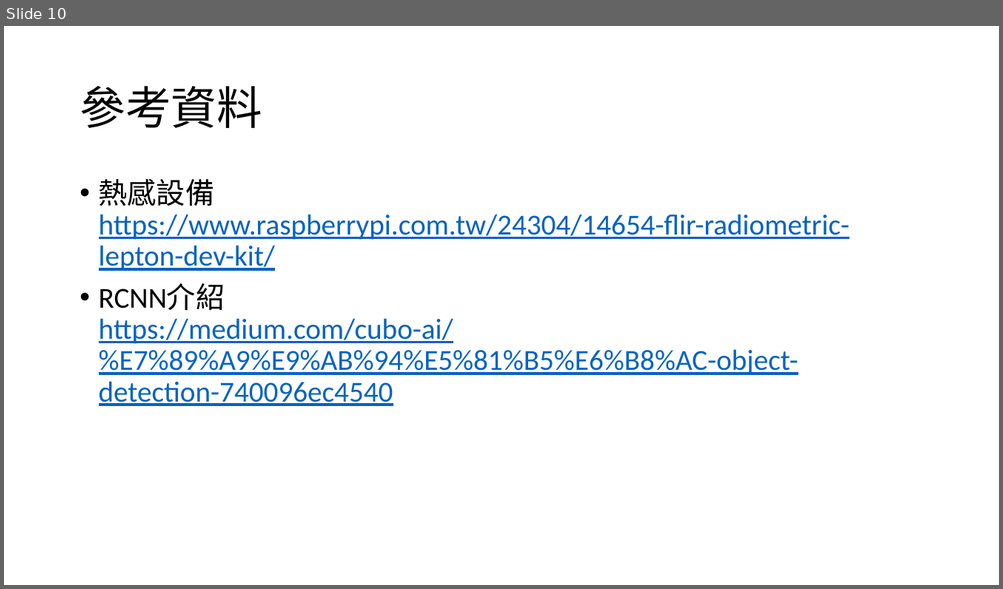
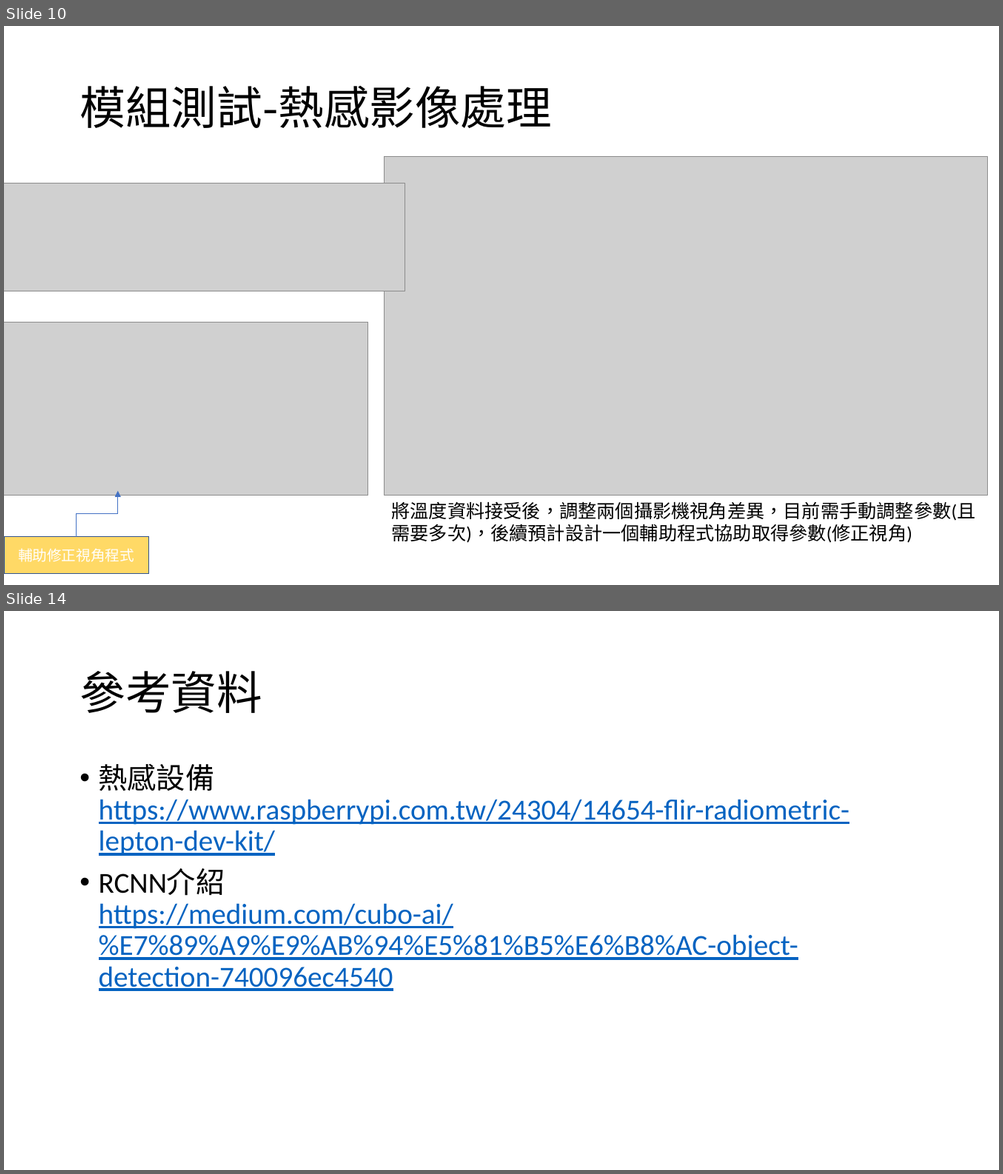
Before and after one commit to HsuTengHsiung/Image-processing, a slide deck: 000.作業紀錄/人體溫度判斷.pptx. Shown one above the other, each under a label of ours: slide 10 before the commit, slides 10 and 14 after it; the slides between them are not shown. The pictures are 1003x589 and 1003x1174 pixels, drawn with LibreOffice and Linux fonts; fonts in the diff are those of the drawing; grey boxes stand for pictures. Boxes give left, top, right and bottom in pixels: in the first picture for what was removed or moved away, otherwise in the second. Text is boxed around its words. In the diff, an @@ line names an element or a change of style, - is before the commit and + after.

```diff
--- a/000.作業紀錄/人體溫度判斷.pptx
+++ b/000.作業紀錄/人體溫度判斷.pptx
@@ slide 10 added at [4,26,999,585], background #FFFFFF @@
@@ title added at [79,86,552,128], 44 pt, text #000000 @@
+模組測試-熱感影像處理
@@ picture added at [384,156,987,496] @@
@@ picture added at [4,184,404,292] @@
@@ picture added at [4,323,367,496] @@
@@ elbow arrow added from (77, 537) to (118, 491), #4472C4 0.5 pt @@
@@ text added at [392,502,976,543], 18 pt, text #000000 @@
+將溫度資料接受後，調整兩個攝影機視角差異，目前需手動調整參數(且需要多次)，後續預計設計一個輔助程式協助取得參數(修正視角)
@@ rectangle added at [4,537,149,574], fill #FFD966, outline #325491 1 pt, 14 pt, text #FFFFFF @@
+輔助修正視角程式
@@ what was slide 10 is now slide 14 @@
```
Also in this commit, not shown: 6 slides changed, 3 other slides added.
